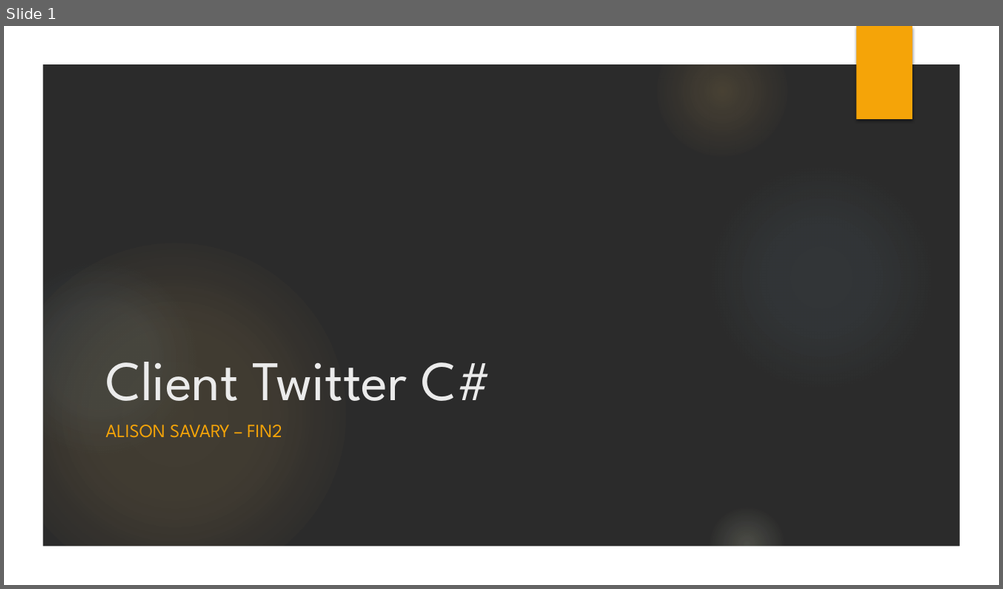
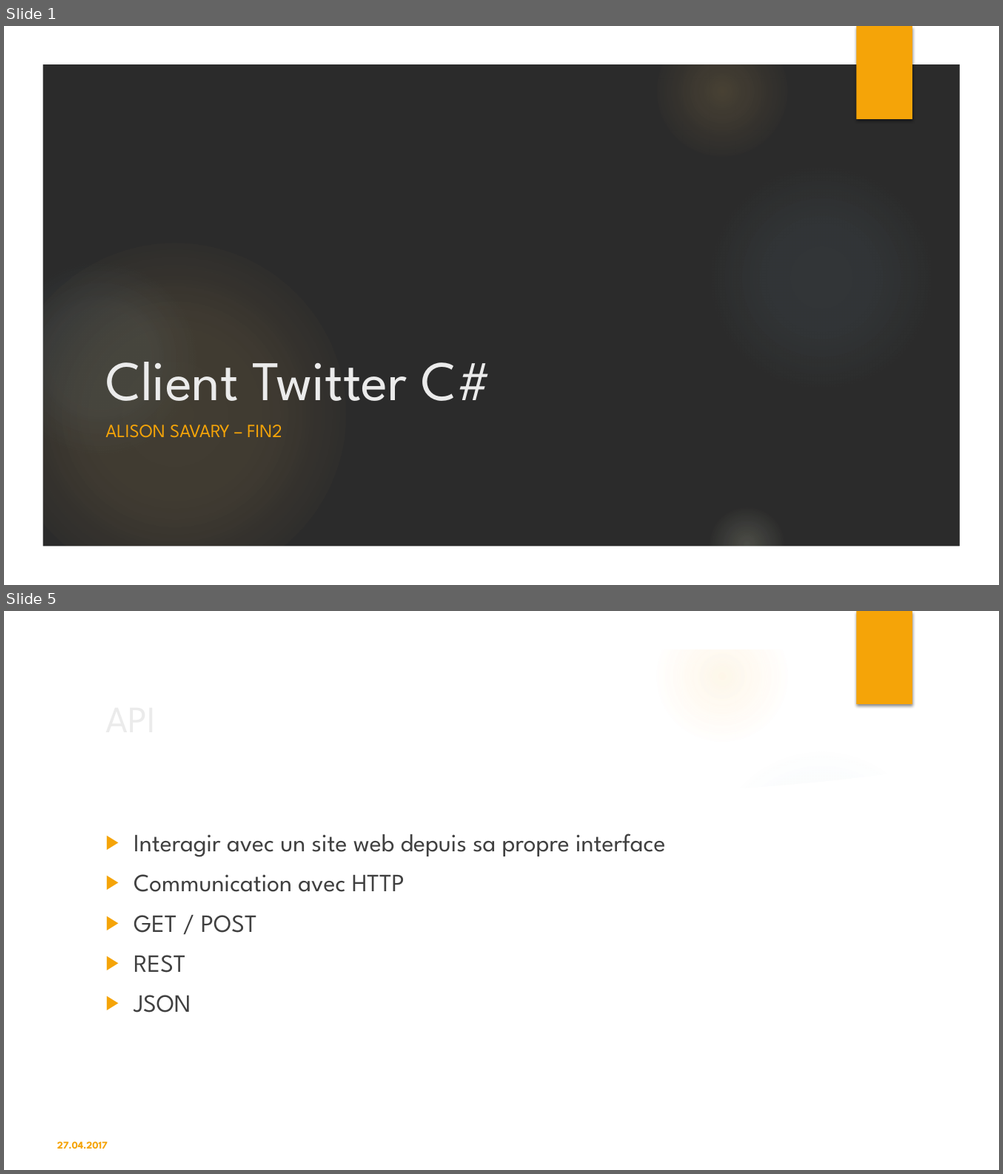
Before and after one commit to savaryal/P_Appro2, a slide deck: Docs/P-P_Appro2-savaryal-ClientTwitter.pptx. Shown one above the other, each under a label of ours: slide 1 before the commit, slides 1 and 5 after it; the slides between them are not shown. The pictures are 1003x589 and 1003x1174 pixels, drawn with LibreOffice and Linux fonts; fonts in the diff are those of the drawing; background and template pictures are left out; a plain dark background stands for a picture behind light text. Boxes give left, top, right and bottom in pixels: in the first picture for what was removed or moved away, otherwise in the second. Text is boxed around its words. In the diff, an @@ line names an element or a change of style, - is before the commit and + after.

```diff
--- a/Docs/P-P_Appro2-savaryal-ClientTwitter.pptx
+++ b/Docs/P-P_Appro2-savaryal-ClientTwitter.pptx
@@ slide 5 added at (4, 611, 999, 1170), background picture (left out); not listed: 8 template elements that a slide beside it also shows @@
@@ title added at (98, 689, 813, 749), 36 pt, text #EBEBEB @@
+API
@@ freeform shape added at (696, 735, 967, 817), fill #FFFFFF at 20% opacity @@
@@ freeform shape added at (41, 763, 962, 1133), fill #FFFFFF @@
@@ text added at (134, 834, 665, 1013), 24 pt, text #404040 @@
+▶ Interagir avec un site web depuis sa propre interface
+▶ Communication avec HTTP
+▶ GET / POST
+▶ REST
+▶ JSON
@@ text added at (57, 1142, 108, 1149), 10 pt, text #F5A408, bold @@
+27.04.2017
```
Also in this commit, not shown: 4 slides changed, 2 other slides added, 3 slides removed, 2 other files.
